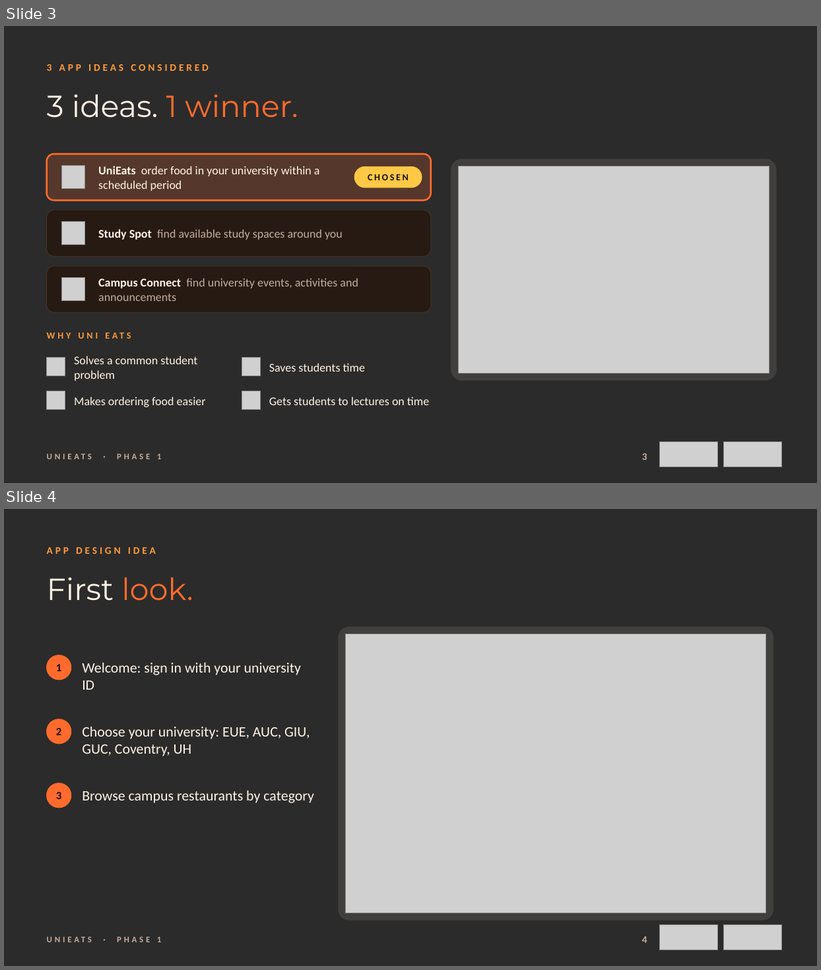
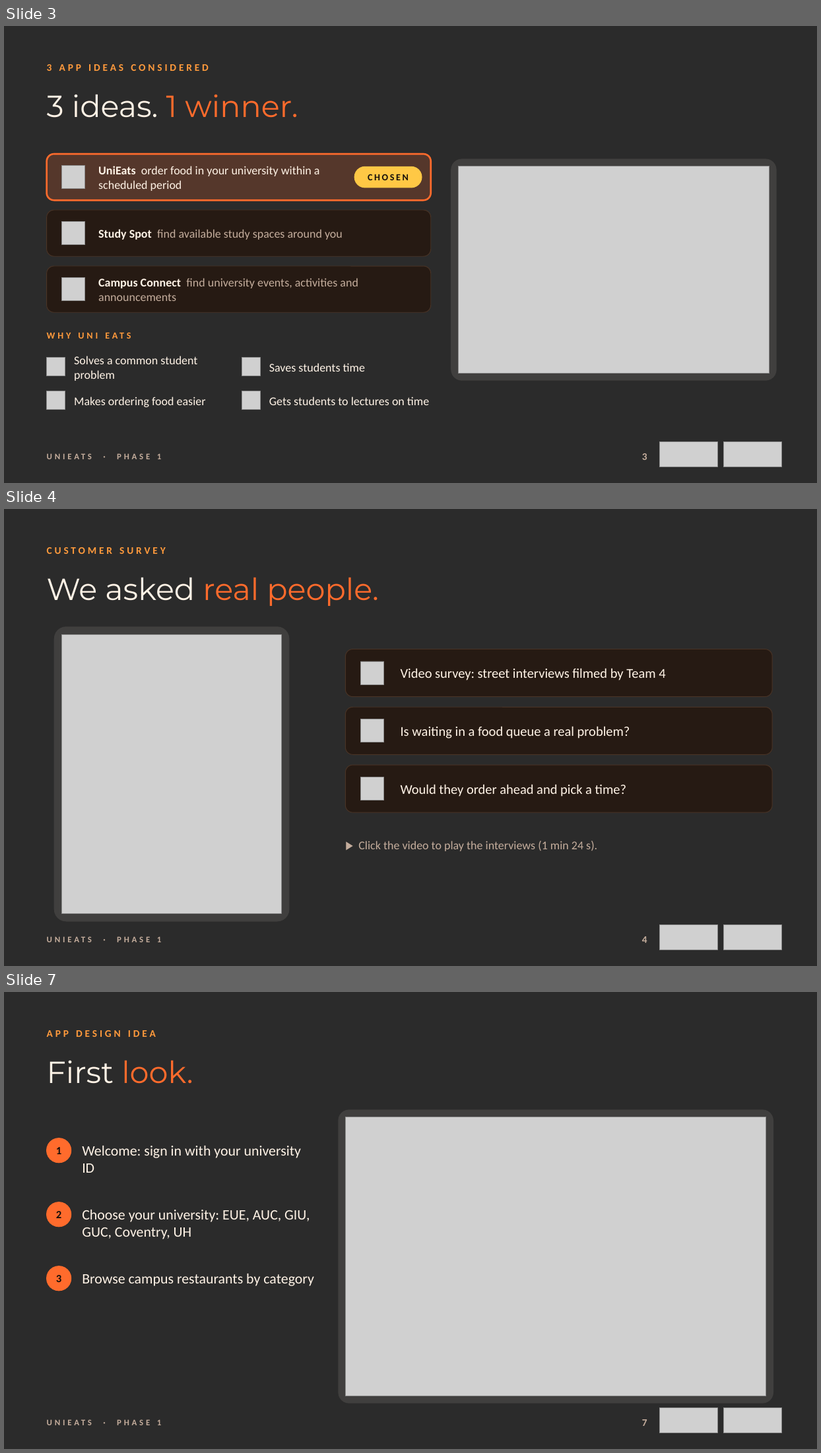
Before and after one commit to mostafaattiaa/UniEats, a slide deck: UniEats_Phase1.pptx. Shown one above the other, each under a label of ours: slides 3 and 4 before the commit, slides 3, 4 and 7 after it; the slides between them are not shown. The pictures are 821x970 and 821x1453 pixels, drawn with LibreOffice and Linux fonts; fonts in the diff are those of the drawing; grey boxes stand for pictures; background and template pictures are left out; a plain dark background stands for a picture behind light text. Boxes give left, top, right and bottom in pixels: in the first picture for what was removed or moved away, otherwise in the second. Text is boxed around its words. In the diff, an @@ line names an element or a change of style, - is before the commit and + after.

```diff
--- a/UniEats_Phase1.pptx
+++ b/UniEats_Phase1.pptx
@@ slide 4 added at <box>4,509,817,966</box>, background picture (left out); not listed: 1 template element that a slide beside it also shows @@
@@ text added at <box>47,547,166,554</box>, 12 pt, text #FF9A3C, bold @@
+CUSTOMER SURVEY
@@ title added at <box>47,577,379,606</box>, 36 pt, text #FF6B2C @@
+We asked real people.
@@ rounded rectangle added at <box>54,626,290,922</box>, fill #FFF3E6 at 10% opacity @@
@@ picture added at <box>62,634,282,914</box> @@
@@ rounded rectangle added at <box>346,650,773,697</box>, fill #261A13, outline #4A3426 0.75 pt @@
@@ picture added at <box>361,661,384,685</box> @@
@@ text added at <box>401,668,665,681</box>, 16 pt, text #FFF3E6 @@
+Video survey: street interviews filmed by Team 4
@@ rounded rectangle added at <box>346,707,773,755</box>, fill #261A13, outline #4A3426 0.75 pt @@
@@ picture added at <box>361,720,384,743</box> @@
@@ text added at <box>401,726,630,739</box>, 16 pt, text #FFF3E6 @@
+Is waiting in a food queue a real problem?
@@ rounded rectangle added at <box>346,765,773,813</box>, fill #261A13, outline #4A3426 0.75 pt @@
@@ picture added at <box>361,778,384,801</box> @@
@@ text added at <box>401,784,626,797</box>, 16 pt, text #FFF3E6 @@
+Would they order ahead and pick a time?
@@ text added at <box>358,841,597,852</box>, 14 pt, text #C4AD9C @@
+▶ Click the video to play the interviews (1 min 24 s).
@@ page number added at <box>642,937,648,943</box>, 12 pt, text #C4AD9C, bold @@
+4
@@ picture added at <box>660,925,717,951</box> @@
@@ picture added at <box>724,925,781,951</box> @@
@@ what was slide 4 is now slide 7 @@
@@ page number at <box>642,1420,648,1426</box>: text changed @@
-4
+7
```
Also in this commit, not shown: 2 other slides added, 4 other files.
